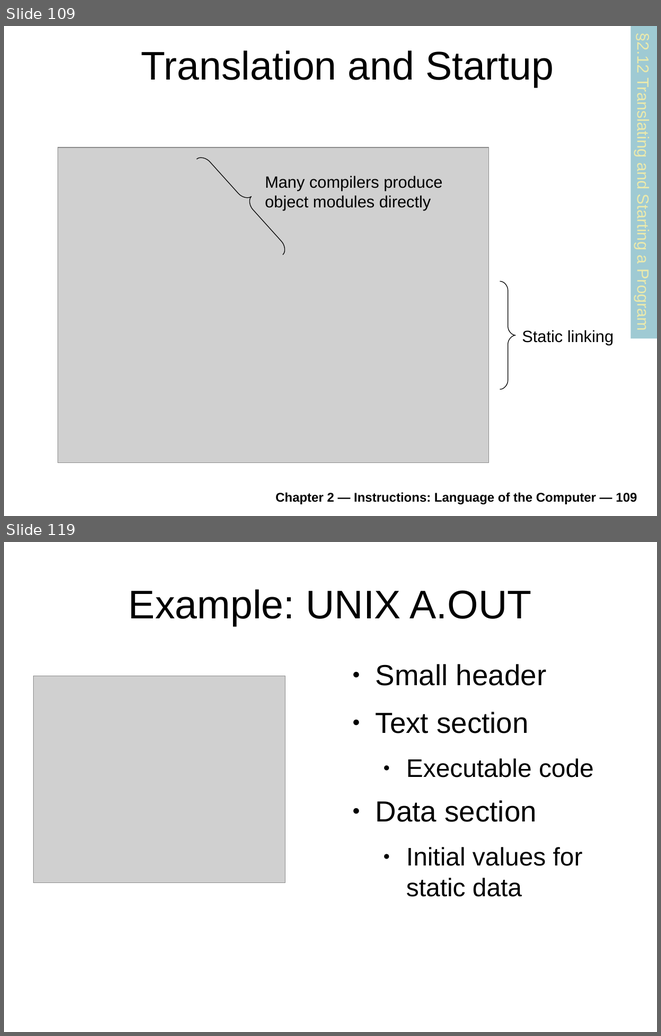
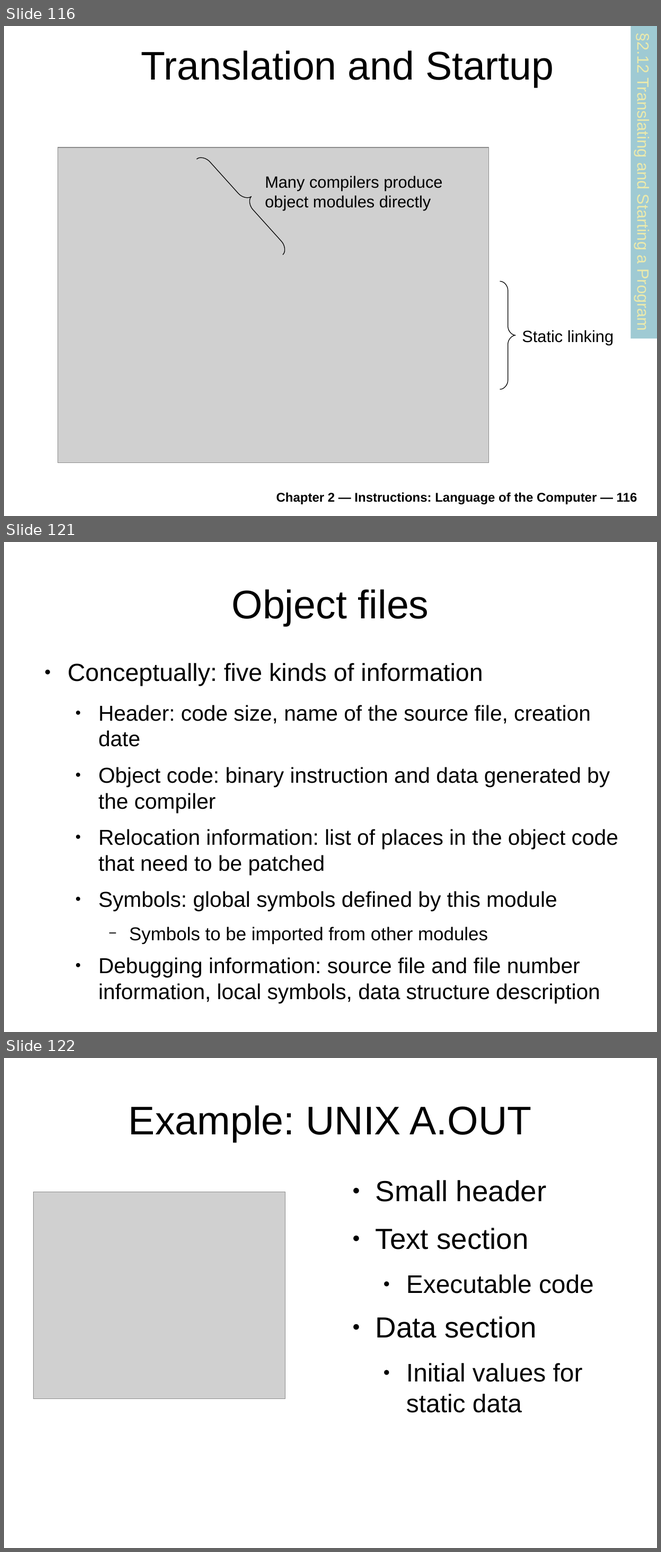
Before and after one commit to antonburtsev/cs3810, a slide deck: lectures/lecture04-mips/lecture-04-mips.odp. Shown one above the other, each under a label of ours: slides 109 and 119 before the commit, slides 116, 121 and 122 after it; the slides between them are not shown. The pictures are 661x1036 and 661x1552 pixels, drawn with LibreOffice and Linux fonts; fonts in the diff are those of the drawing; grey boxes stand for pictures. Boxes give left, top, right and bottom in pixels: in the first picture for what was removed or moved away, otherwise in the second. Text is boxed around its words. In the diff, an @@ line names an element or a change of style, - is before the commit and + after.

```diff
--- a/lectures/lecture04-mips/lecture-04-mips.odp
+++ b/lectures/lecture04-mips/lecture-04-mips.odp
@@ slide 121 added at (4, 542, 657, 1032), background #FFFFFF @@
@@ title added at (232, 589, 429, 626), 44 pt, text #000000 @@
+Object files
@@ text added at (68, 663, 618, 1003), 23.8 pt, text #000000 @@
+● Conceptually: five kinds of information
+  ● Header: code size, name of the source file, creation date
+  ● Object code: binary instruction and data generated by the compiler
+  ● Relocation information: list of places in the object code that need to be patched
+  ● Symbols: global symbols defined by this module
+    − Symbols to be imported from other modules
+  ● Debugging information: source file and file number information, local symbols, data structure description
@@ what was slide 109 is now slide 116 @@
@@ text at (276, 492, 637, 504): text changed @@
-Chapter 2 — Instructions: Language of the Computer — 109
+Chapter 2 — Instructions: Language of the Computer — 116
@@ what was slide 119 is now slide 122 @@
```
Also in this commit, not shown: 1 slide changed, 22 other slides added, 3 slides removed, 1 other file.
